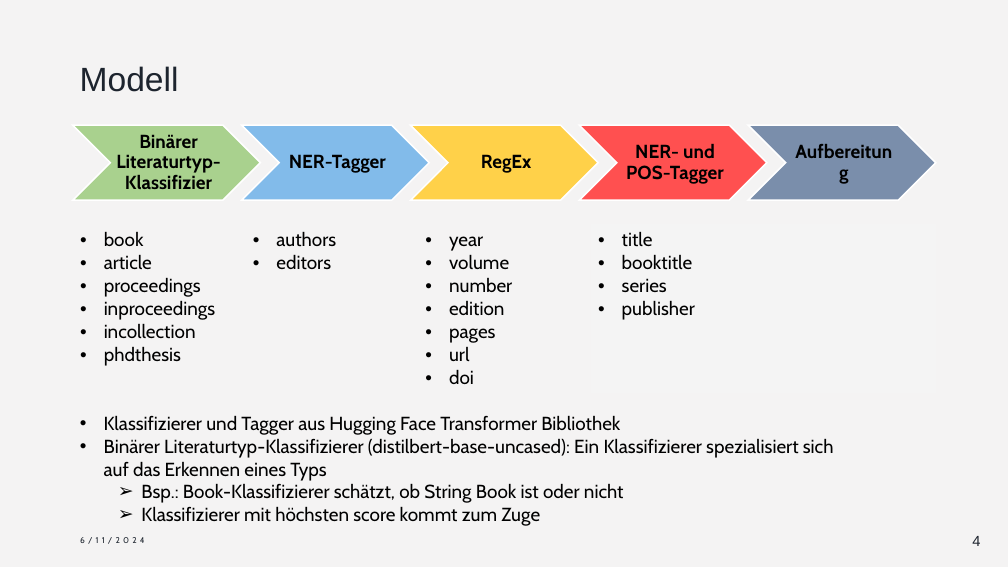
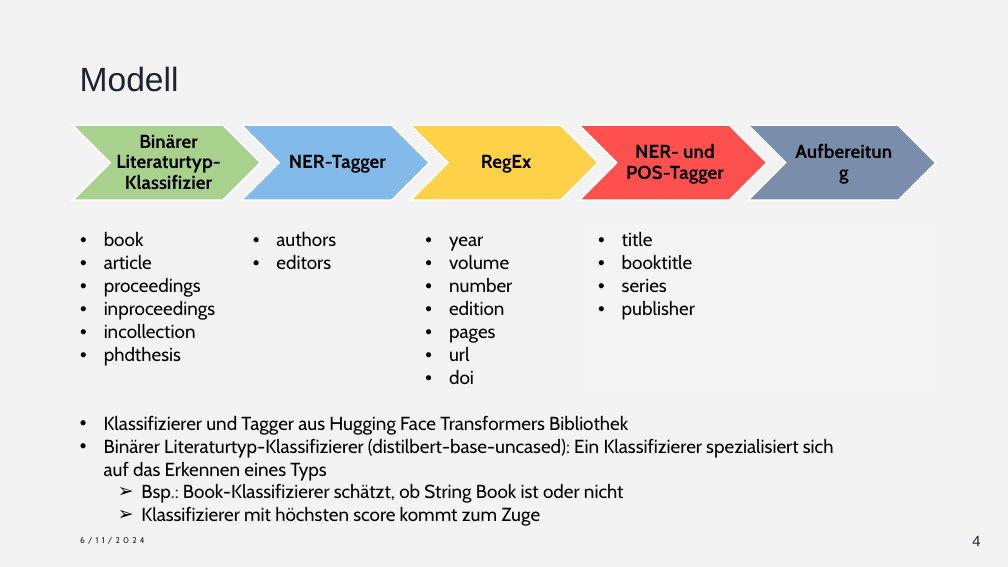
Before and after one commit to LaGit93/bibTexConverter_FaPra63065, a slide deck: slide 4 of Durchstich Vortrag.pptx. Drawn at 1008x567 pixels with LibreOffice and Linux fonts; fonts in the diff are those of the drawing. Boxes give left, top, right and bottom in pixels: in the first picture for what was removed or moved away, otherwise in the second. Text is boxed around its words. In the diff, an @@ line names an element or a change of style, - is before the commit and + after.

```diff
--- a/Durchstich Vortrag.pptx
+++ b/Durchstich Vortrag.pptx
@@ text at [104, 415, 628, 435]: text changed @@
-• Klassifizierer und Tagger aus Hugging Face Transformer Bibliothek
+• Klassifizierer und Tagger aus Hugging Face Transformers Bibliothek
```
